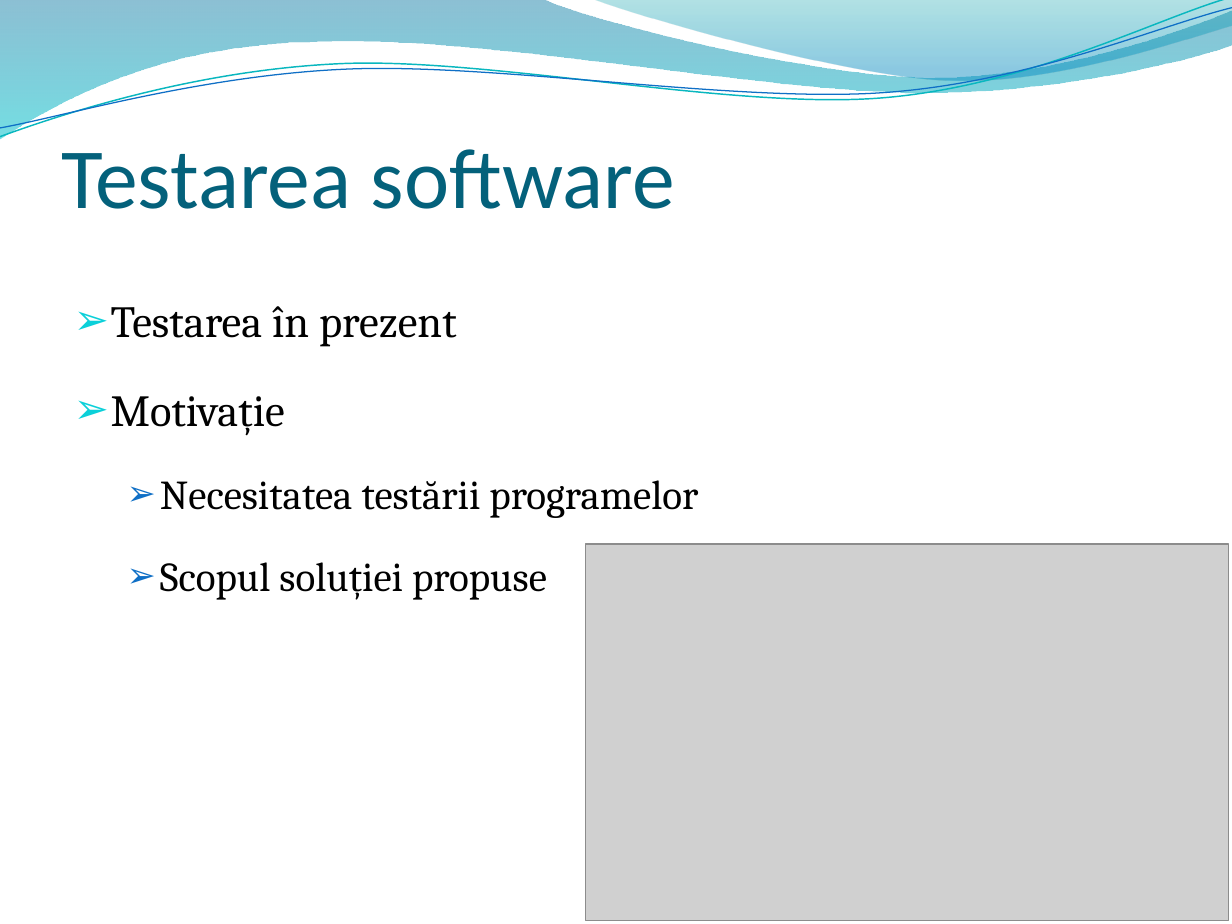
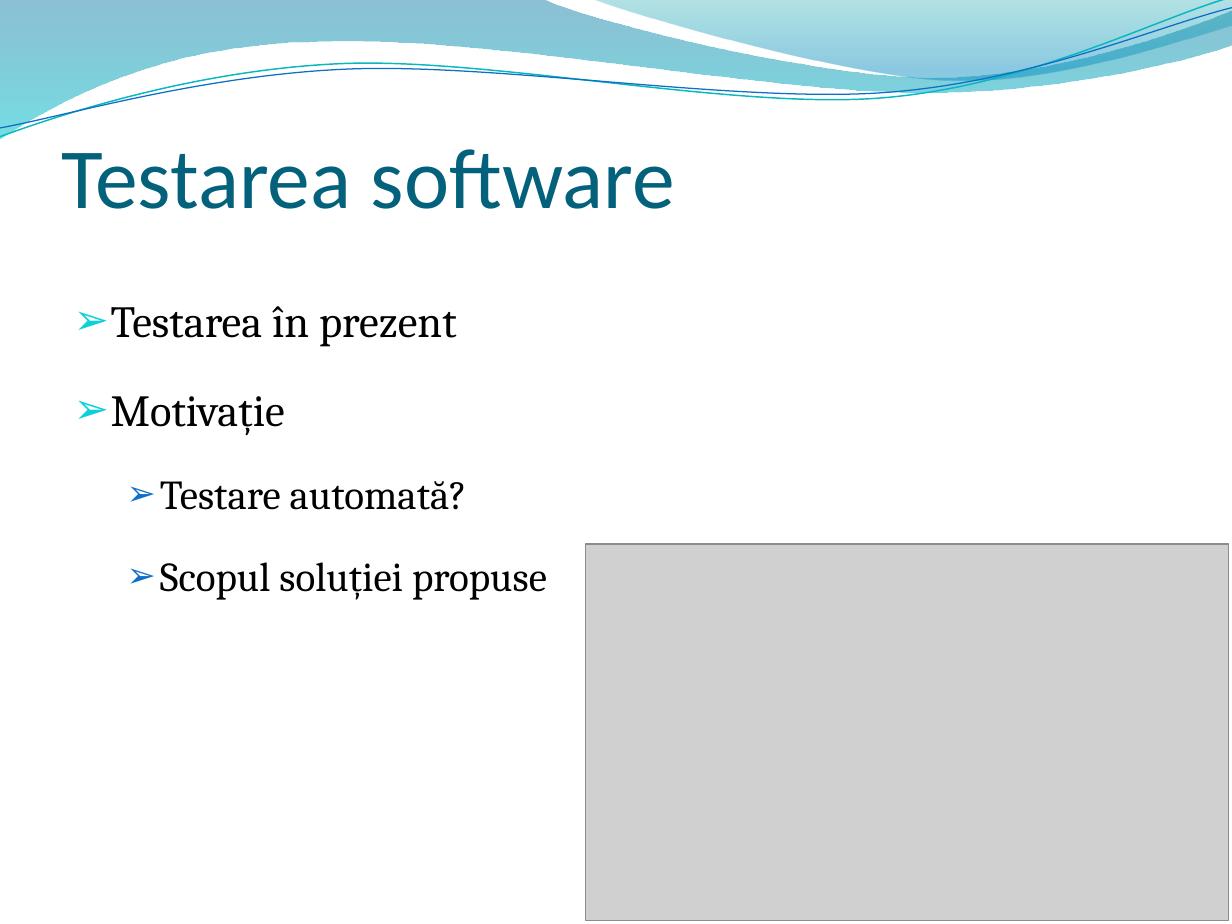
Before and after one commit to iulianag/Licenta2018GaborIuliana, a slide deck: slide 3 of Prezentare licenta.pptx. Drawn at 1232x924 pixels with LibreOffice and Linux fonts; fonts in the diff are those of the drawing; grey boxes stand for pictures; background and template pictures are left out. Boxes give left, top, right and bottom in pixels: in the first picture for what was removed or moved away, otherwise in the second. Text is boxed around its words. In the diff, an @@ line names an element or a change of style, - is before the commit and + after.

```diff
--- a/Prezentare licenta.pptx
+++ b/Prezentare licenta.pptx
@@ text at <box>160,481,467,510</box>: text changed @@
-  ➢ Necesitatea testării programelor
+  ➢ Testare automată?
```
Also in this commit, not shown: 2 other slides changed, 1 slide added, 1 slide removed.
